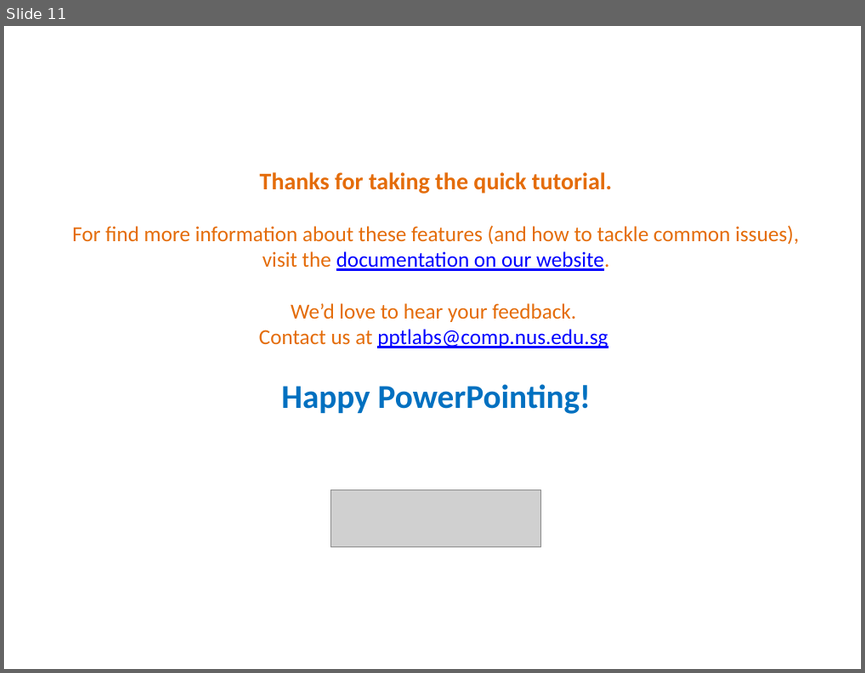
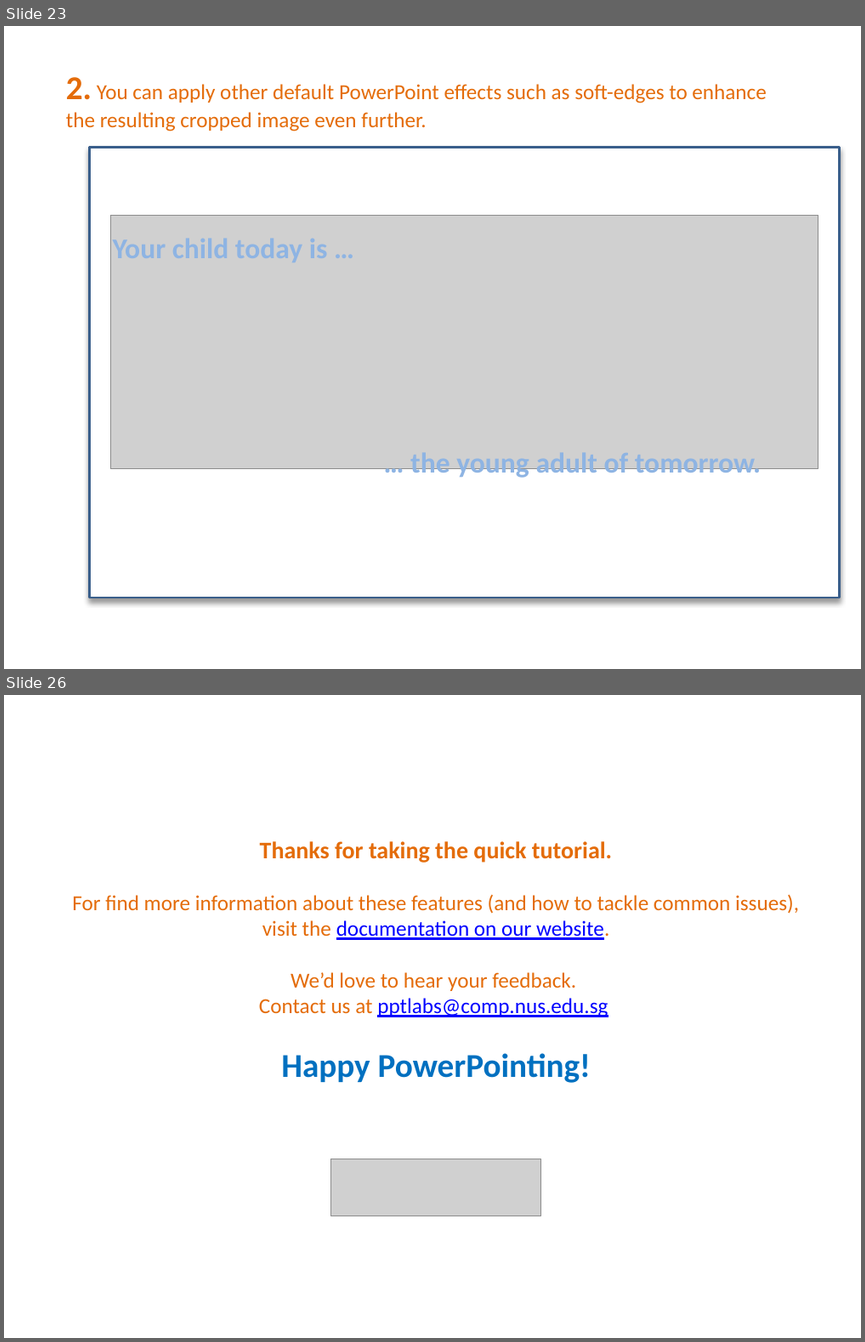
Before and after one commit to PowerPointLabs/PowerPointLabs, a slide deck: PowerPointLabs/PowerPointLabs/PowerPointLabs Quick Tutorial.pptx. Shown one above the other, each under a label of ours: slide 11 before the commit, slides 23 and 26 after it; the slides between them are not shown. The pictures are 865x673 and 865x1342 pixels, drawn with LibreOffice and Linux fonts; fonts in the diff are those of the drawing; grey boxes stand for pictures. Boxes give left, top, right and bottom in pixels: in the first picture for what was removed or moved away, otherwise in the second. Text is boxed around its words. In the diff, an @@ line names an element or a change of style, - is before the commit and + after.

```diff
--- a/PowerPointLabs/PowerPointLabs/PowerPointLabs Quick Tutorial.pptx
+++ b/PowerPointLabs/PowerPointLabs/PowerPointLabs Quick Tutorial.pptx
@@ slide 23 added at bbox=[4, 26, 861, 669], background #FFFFFF @@
@@ text added at bbox=[66, 77, 766, 131], 18 pt, text #E46C0A @@
+2. You can apply other default PowerPoint effects such as soft-edges to enhance the resulting cropped image even further.
@@ rectangle added at bbox=[90, 148, 840, 597], fill #FFFFFF, outline #3A5F8C 2 pt @@
@@ picture added at bbox=[111, 215, 818, 468] @@
@@ text added at bbox=[410, 453, 760, 480], 24 pt, text #8EB4E3, bold @@
+… the young adult of tomorrow.
@@ what was slide 11 is now slide 26 @@
```
Also in this commit, not shown: 4 slides changed, 14 other slides added.
